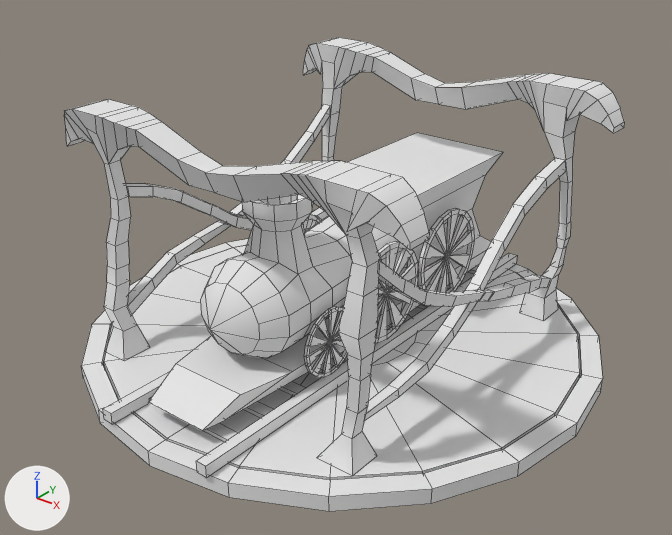
The OBJ model Models/GhostCowboy/Tower/Base/ghostWestern_tower_base_d0.obj, before and after one commit.
The view is the same before and after, from a camera (50 mm lens) standing at (7.12, -9.04, 6.77) and looking at (0.1, -0.27, 1.33). Every picture has the same lights, and +X, +Y and +Z are marked at lower left. Mesh edges are drawn as thin lines. Where no turn or scale is listed for an object, it has been applied to the vertices.

Objects in the first picture: 'ghostWestern_tower_base_d0'.
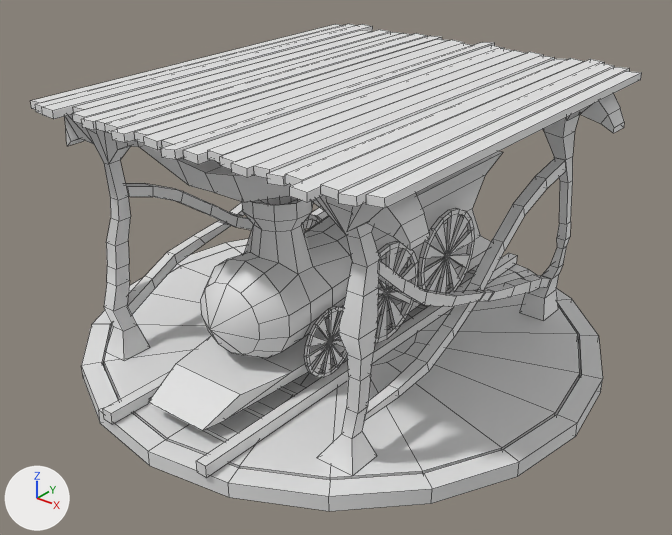
Pixel boxes (x1, y1, x2, y2) of what changed, in the pictures (672 x 535 px):
'Mesh (2)', added: after (30, 24, 642, 208)

The change, as a diff of the scene's bpy script:
```diff
--- a/Models/GhostCowboy/Tower/Base/ghostWestern_tower_base_d0.obj.py
+++ b/Models/GhostCowboy/Tower/Base/ghostWestern_tower_base_d0.obj.py
@@ mat_default @@
+mat_default = principled_material('Default')
+mat_default.base_color = (0.8, 0.8, 0.8)  # white #e7e7e7
+mat_default.roughness = 0.494
@@ me_mesh__2 @@
+me_mesh__2.from_pydata(...)  # 192 vertices, 144 faces; spans x -2.44..2.71, y -3.13..3.15, z 3.63..3.78
+me_mesh__2.materials.append(mat_default)  # white #e7e7e7
@@ ob_mesh__2 @@
+ob_mesh__2 = bpy.data.objects.new('Mesh (2)', me_mesh__2)
+ob_mesh__2.location = (0.0, 0.0, 0.0)
```
